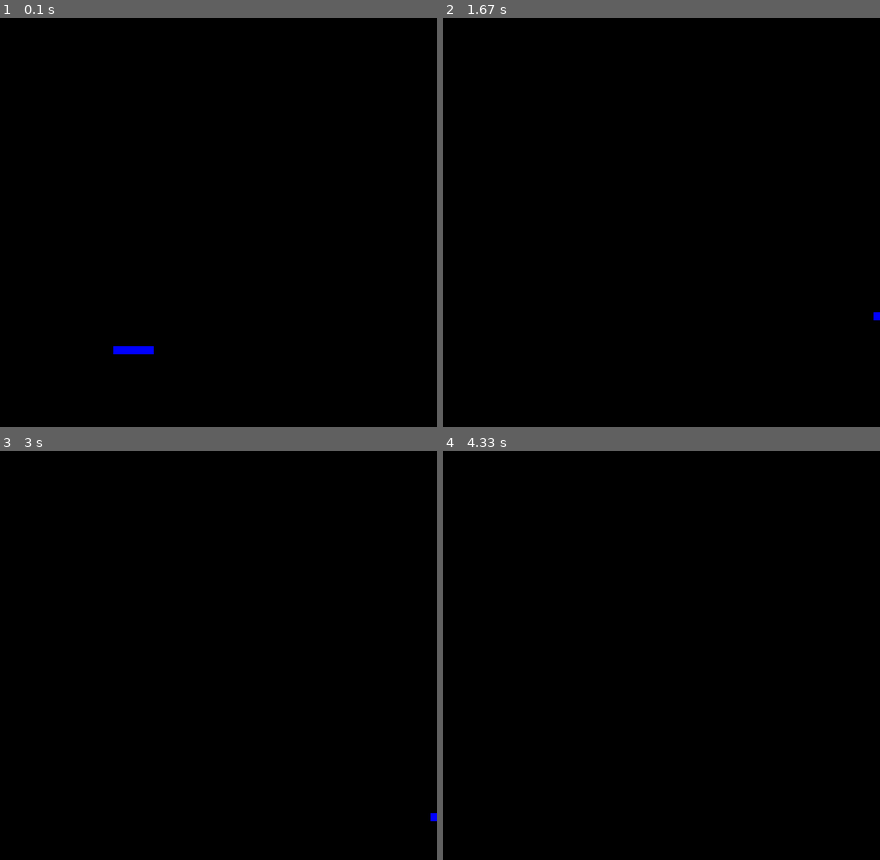
Above: before the commit, frames 1-4 (two rows, left to right).
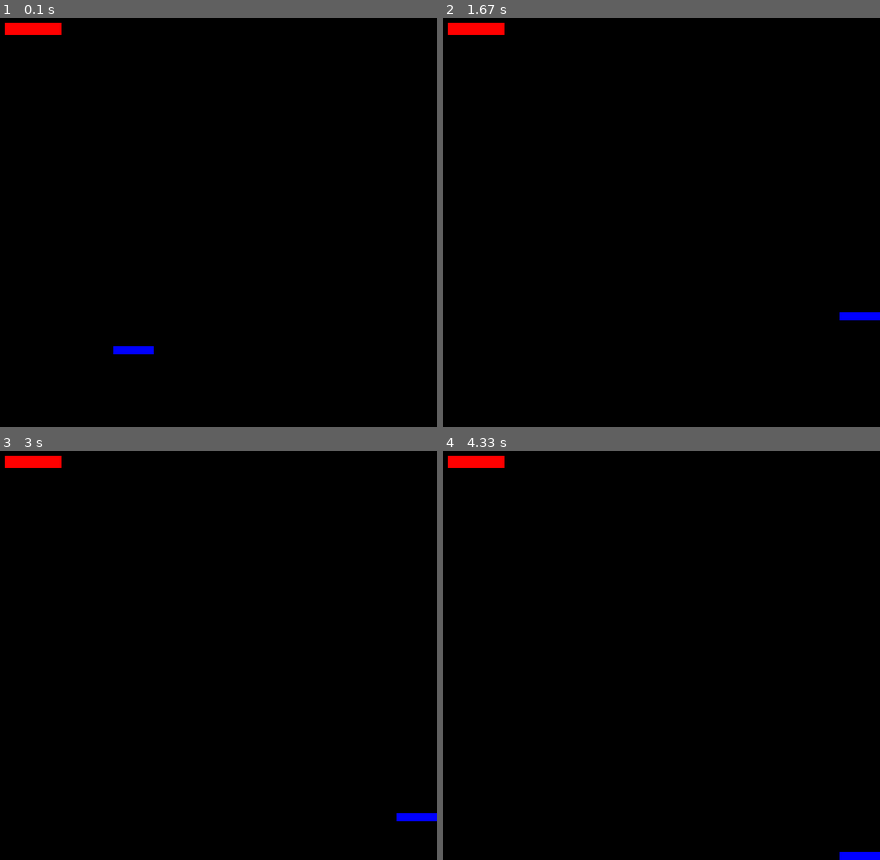
Above: after the commit, the same moments.

Repository: jeanmarclecul/N01D
Game: pygame game, started from noid.py
The game is run twice, just before and just after one commit, with the same random seed, the same clock (stepped at 60 frames per second) and the same inputs.
Inputs:
- Up to frame 1 (0.1 s): no input
- Up to frame 2 (1.67 s): hold D 0.33-0.8 s; hold D 0.83-1.3 s; tap Z at 0.9, 1.2 s
- Up to frame 3 (3 s): hold S 1.9-2.2 s; tap Z at 1.97, 2.73 s; hold Q from 2.67 s (still down); hold D from 2.67 s (still down)
- Up to frame 4 (4.33 s): tap Z at 3.03, 3.4, 3.7, 4.07 s; release Q at 3.3 s; release D at 3.3 s; hold D 3.33-3.97 s; hold S from 4 s (still down)

The runs differ from the first frame. In frame 1, 0.4% of the frame differs, in the area x 1-15%, y 1-5%; in frame 2, 0.5%; in frame 3, 0.5%; in frame 4, 0.6%, in the area x 1-100%, y 1-100%.

Commit message:
add multiples paddle objects (no ia)

Diff:
--- a/model/paddle.py
+++ b/model/paddle.py
@@ -3,14 +3,18 @@
 
 
 class paddle:
-    def __init__(self, xpos, ypos, xspeed, yspeed, size, life, controler):
+    def __init__(
+        self, xpos, ypos, xspeed, yspeed, xsize, ysize, life, controler, color
+    ):
         self.xpos = xpos
         self.ypos = ypos
         self.xspeed = xspeed
         self.yspeed = yspeed
-        self.size = size
+        self.xsize = xsize
+        self.ysize = ysize
         self.life = life
         self.controler = controler
+        self.color = color
 
     def get_xpos(self):
         return self.xpos
@@ -18,11 +22,17 @@
     def get_ypos(self):
         return self.ypos
 
-    def get_speed(self):
-        return self.speed
+    def get_xspeed(self):
+        return self.xspeed
 
-    def get_size(self):
-        return self.size
+    def get_yspeed(self):
+        return self.yspeed
+
+    def get_xsize(self):
+        return self.xsize
+
+    def get_ysize(self):
+        return self.ysize
 
     def get_life(self):
         return self.life
@@ -30,9 +40,12 @@
     def get_controler(self):
         return self.controler
 
-    def draw_paddle(self, screen, color):
-        pypaddle = pygame.Rect(self.xpos, self.ypos, self.size, 10)
-        pygame.draw.rect(screen, color, pypaddle)
+    def get_color(self):
+        return self.color
+
+    def draw_paddle(self, screen):
+        pypaddle = pygame.Rect(self.xpos, self.ypos, self.xsize, self.ysize)
+        pygame.draw.rect(screen, self.color, pypaddle)
 
     def move(self, dir):
         if dir == "LEFT":
@@ -47,7 +60,16 @@
             self.xpos = 0
         if self.ypos < 0:
             self.ypos = 0
-        if self.xpos > settings.WIDTH:
-            self.xpos = settings.WIDTH
-        if self.ypos > settings.HEIGHT:
-            self.ypos = settings.HEIGHT
+        if self.xpos > settings.WIDTH - self.xsize:
+            self.xpos = settings.WIDTH - self.xsize
+        if self.ypos > settings.HEIGHT - self.ysize:
+            self.ypos = settings.HEIGHT - self.ysize
+
+
+class player_paddle(paddle):
+    def __init__(
+        self, xpos, ypos, xspeed, yspeed, xsize, ysize, life, controler, color
+    ):
+        super().__init__(
+            xpos, ypos, xspeed, yspeed, xsize, ysize, life, controler, color
+        )
--- a/noid.py
+++ b/noid.py
@@ -1,14 +1,8 @@
-from model.paddle import paddle
+from model.paddle import paddle, player_paddle
 import settings
 import pygame
 import sys
 
-
-# Colors
-WHITE = (255, 255, 255)
-BLACK = (0, 0, 0)
-RED = (255, 0, 0)
-BLUE = (0, 0, 255)
 
 settings.init()
 
@@ -21,10 +15,24 @@
     screen = pygame.display.set_mode((settings.WIDTH, settings.HEIGHT))
     pygame.display.set_caption("NOID")
 
-    p1_paddle = paddle(
-        settings.WIDTH / 2, settings.HEIGHT - 100, 7, 7, 50, 5, "player1"
+    # create paddles
+    paddles = []
+    paddles.append(
+        player_paddle(
+            settings.WIDTH / 2,
+            settings.HEIGHT - 100,
+            7,
+            7,
+            50,
+            10,
+            5,
+            "player",
+            settings.BLUE,
+        )
     )
-    print(p1_paddle.get_life())
+    paddles.append(
+        paddle(settings.WIDTH / 3, 100, 7, 7, 70, 15, 7, "ennemi1", settings.RED)
+    )
 
     # Main game loop
     clock = pygame.time.Clock()
@@ -35,22 +43,23 @@
                 sys.exit()
 
         # Clear the screen
-        screen.fill(BLACK)
+        screen.fill(settings.BLACK)
 
         keys = pygame.key.get_pressed()
         if keys[pygame.K_a]:
             pygame.quit()
             sys.exit()
         if keys[pygame.K_q]:
-            p1_paddle.move("LEFT")
+            paddles[0].move("LEFT")
         if keys[pygame.K_d]:
-            p1_paddle.move("RIGHT")
+            paddles[0].move("RIGHT")
         if keys[pygame.K_z]:
-            p1_paddle.move("UP")
+            paddles[0].move("UP")
         if keys[pygame.K_s]:
-            p1_paddle.move("DOWN")
+            paddles[0].move("DOWN")
 
-        p1_paddle.draw_paddle(screen, BLUE)
+        for onepaddle in paddles:
+            onepaddle.draw_paddle(screen)
 
         # Update the display
         pygame.display.flip()
--- a/settings.py
+++ b/settings.py
@@ -1,3 +1,10 @@
 def init():
     global WIDTH, HEIGHT
     WIDTH, HEIGHT = 800, 600
+
+    # Colors
+    global WHITE, BLACK, RED, BLUE
+    WHITE = (255, 255, 255)
+    BLACK = (0, 0, 0)
+    RED = (255, 0, 0)
+    BLUE = (0, 0, 255)
